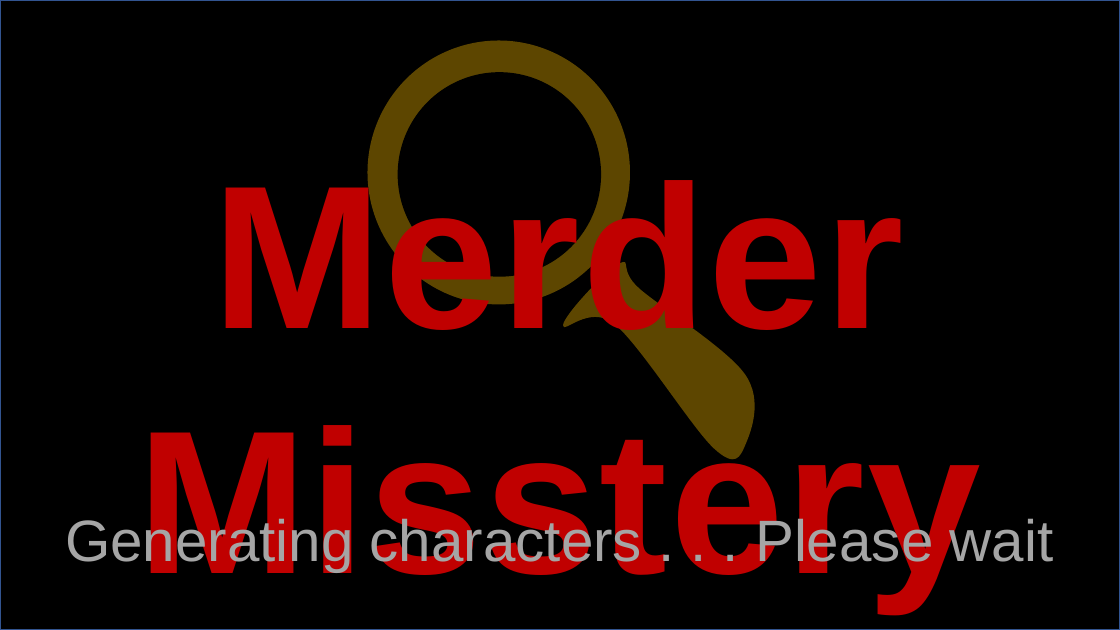
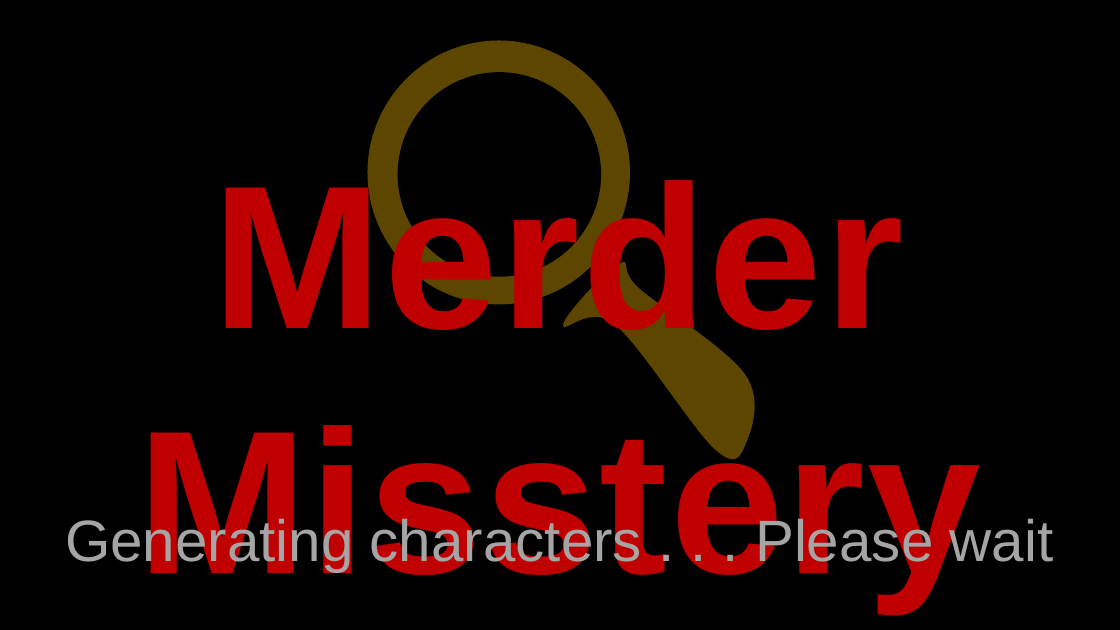
Before and after one commit to GrahamZugPitt/MerderMisstery, a slide deck: slide 3 of Art/Logo/Logo.pptx. Drawn at 1120x630 pixels with LibreOffice and Linux fonts; fonts in the diff are those of the drawing. Boxes give left, top, right and bottom in pixels: in the first picture for what was removed or moved away, otherwise in the second. Text is boxed around its words. In the diff, an @@ line names an element or a change of style, - is before the commit and + after.

```diff
--- a/Art/Logo/Logo.pptx
+++ b/Art/Logo/Logo.pptx
@@ rectangle at [0, 0, 1120, 630]: outline #325491 1 pt to none @@
```
Also in this commit, not shown: 2 other slides changed, 2 other files.
